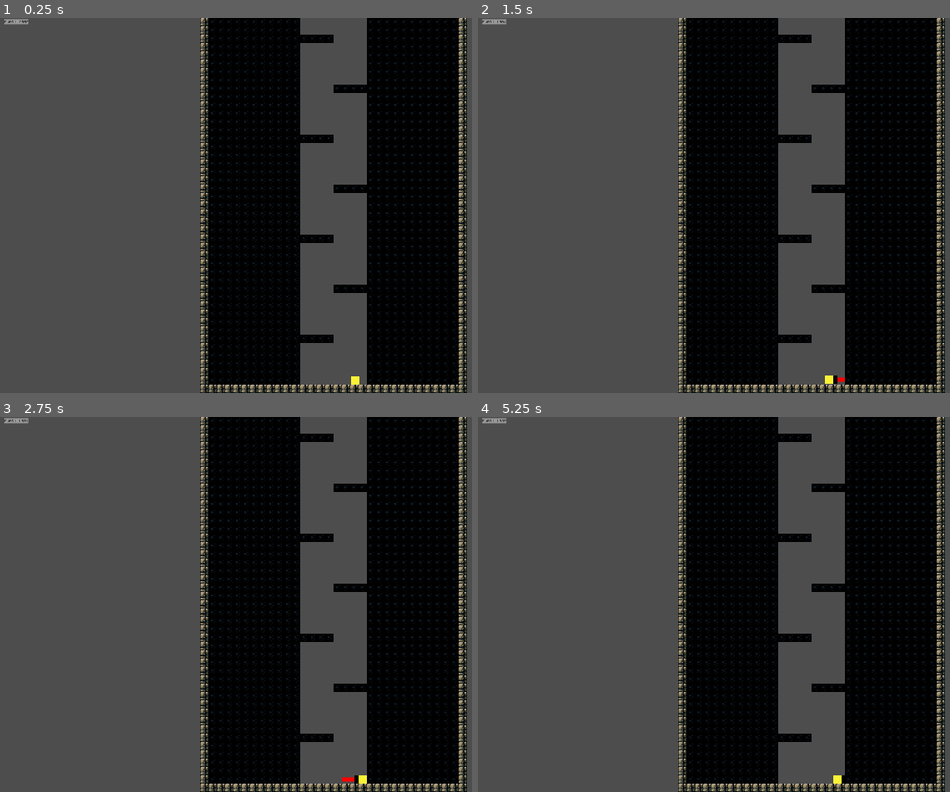
Above: before the commit, frames 1-4 (two rows, left to right).
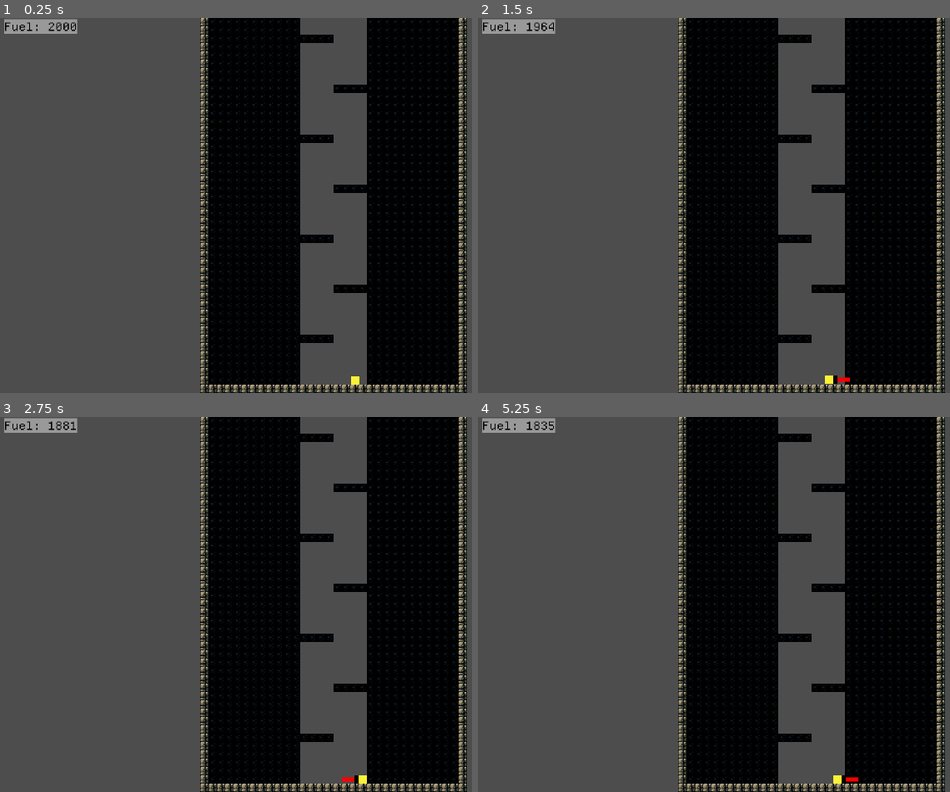
Above: after the commit, the same moments.

Repository: OSGH-web/balloon-movement-demo
Game: Godot game, scene res://levels/level-ben-1-1-tunnel.tscn
Same seed, same stepped clock (60 frames per second), same inputs: the game is played once before the commit and once after it. This scene is started directly instead of the project's main scene.
Inputs:
- Up to frame 1 (0.25 s): no input
- Up to frame 2 (1.5 s): tap Enter at 0.5 s; hold Right (ui_right) from 0.53 s (still down); tap Up (ui_up) at 0.77 s; tap R (reset) at 1.25 s
- Up to frame 3 (2.75 s): tap Up (ui_up) at 1.52 s; tap R (reset) at 2 s; release Right (ui_right) at 2.03 s; hold Left (ui_left) from 2.03 s (still down)
- Up to frame 4 (5.25 s): tap R (reset) at 2.75, 3.5, 4.25 s; release Left (ui_left) at 2.78 s; hold Right (ui_right) 2.78-4.28 s; tap Up (ui_up) at 3.02, 3.77, 4.52 s; hold Left (ui_left) 4.28-5.03 s; hold Right (ui_right) from 5.03 s (still down)

The runs differ from the first frame. In frame 1, 0.5% of the frame differs, in the area x 0-17%, y 0-5%; in frame 2, 0.5%; in frame 3, 0.5%; in frame 4, 0.6%, in the area x 0-81%, y 0-98%.

Commit message:
Scaled up fuel label, and removed collision from background tiles.

Diff:
--- a/scenes/fuel_label.tscn
+++ b/scenes/fuel_label.tscn
@@ -13,6 +13,7 @@
 offset_top = 4.0
 offset_right = 42.0
 offset_bottom = 18.0
+scale = Vector2(3, 3)
 theme = ExtResource("1_wadh8")
 theme_override_colors/font_color = Color(0, 0, 0, 1)
 theme_override_styles/normal = SubResource("StyleBoxFlat_4oib4")
--- a/scenes/level_base.tscn
+++ b/scenes/level_base.tscn
@@ -72,11 +72,8 @@
 3:4/0 = 0
 3:4/0/physics_layer_0/polygon_0/points = PackedVector2Array(-12, -12, 12, -12, 12, 12, -12, 12)
 0:6/0 = 0
-0:6/0/physics_layer_0/polygon_0/points = PackedVector2Array(-12, -12, 12, -12, 12, 12, -12, 12)
 1:6/0 = 0
-1:6/0/physics_layer_0/polygon_0/points = PackedVector2Array(-12, -12, 12, -12, 12, 12, -12, 12)
 2:6/0 = 0
-2:6/0/physics_layer_0/polygon_0/points = PackedVector2Array(-12, -12, 12, -12, 12, 12, -12, 12)
 0:7/0 = 0
 0:7/0/physics_layer_0/polygon_0/points = PackedVector2Array(-12, -12, 12, -12, 12, 12, -12, 12)
 1:7/0 = 0
@@ -136,7 +133,6 @@
 4:2/0 = 0
 4:2/0/physics_layer_0/polygon_0/points = PackedVector2Array(-12, -12, 12, -12, 12, 12, -12, 12)
 5:2/0 = 0
-5:2/0/physics_layer_0/polygon_0/points = PackedVector2Array(-12, -12, 12, -12, 12, 12, -12, 12)
 6:2/0 = 0
 6:2/0/physics_layer_0/polygon_0/points = PackedVector2Array(-12, -12, 12, -12, 12, 12, -12, 12)
 7:2/0 = 0
@@ -244,15 +240,10 @@
 2:1/0 = 0
 2:1/0/physics_layer_0/polygon_0/points = PackedVector2Array(-12, -12, 12, -12, 12, 12, -12, 12)
 3:1/0 = 0
-3:1/0/physics_layer_0/polygon_0/points = PackedVector2Array(-12, -12, 12, -12, 12, 12, -12, 12)
 4:1/0 = 0
-4:1/0/physics_layer_0/polygon_0/points = PackedVector2Array(-12, -12, 12, -12, 12, 12, -12, 12)
 5:1/0 = 0
-5:1/0/physics_layer_0/polygon_0/points = PackedVector2Array(-12, -12, 12, -12, 12, 12, -12, 12)
 6:1/0 = 0
-6:1/0/physics_layer_0/polygon_0/points = PackedVector2Array(-12, -12, 12, -12, 12, 12, -12, 12)
 7:1/0 = 0
-7:1/0/physics_layer_0/polygon_0/points = PackedVector2Array(-12, -12, 12, -12, 12, 12, -12, 12)
 8:1/0 = 0
 8:1/0/physics_layer_0/polygon_0/points = PackedVector2Array(-12, -12, 12, -12, 12, 12, -12, 12)
 0:2/0 = 0
@@ -298,7 +289,6 @@
 2:4/0 = 0
 2:4/0/physics_layer_0/polygon_0/points = PackedVector2Array(-12, -12, 12, -12, 12, 12, -12, 12)
 3:4/0 = 0
-3:4/0/physics_layer_0/polygon_0/points = PackedVector2Array(-12, -12, 12, -12, 12, 12, -12, 12)
 4:4/0 = 0
 4:4/0/physics_layer_0/polygon_0/points = PackedVector2Array(-12, -12, 12, -12, 12, 12, -12, 12)
 5:4/0 = 0
@@ -398,15 +388,13 @@
 3:4/0 = 0
 3:4/0/physics_layer_0/polygon_0/points = PackedVector2Array(-12, -12, 12, -12, 12, 12, -12, 12)
 1:6/0 = 0
-1:6/0/physics_layer_0/polygon_0/points = PackedVector2Array(-12, -12, 12, -12, 12, 12, -12, 12)
 2:6/0 = 0
-2:6/0/physics_layer_0/polygon_0/points = PackedVector2Array(-12, -12, 12, -12, 12, 12, -12, 12)
 0:7/0 = 0
 0:7/0/physics_layer_0/polygon_0/points = PackedVector2Array(-12, -12, 12, -12, 12, 12, -12, 12)
 1:7/0 = 0
-1:7/0/physics_layer_0/polygon_0/points = PackedVector2Array(-12, -12, 12, -12, 12, 12, -12, 12)
+1:7/0/physics_layer_0/polygon_0/points = PackedVector2Array(12, 12, -12, 12, -12, -12, 12, -12)
 2:7/0 = 0
-2:7/0/physics_layer_0/polygon_0/points = PackedVector2Array(-12, -12, 12, -12, 12, 12, -12, 12)
+2:7/0/physics_layer_0/polygon_0/points = PackedVector2Array(12, 12, -12, 12, -12, -12, 12, -12)
 3:7/0 = 0
 3:7/0/physics_layer_0/polygon_0/points = PackedVector2Array(-12, -12, 12, -12, 12, 12, -12, 12)
 
@@ -486,15 +474,10 @@
 3:4/0 = 0
 3:4/0/physics_layer_0/polygon_0/points = PackedVector2Array(-12, -12, 12, -12, 12, 12, -12, 12)
 0:6/0 = 0
-0:6/0/physics_layer_0/polygon_0/points = PackedVector2Array(-12, -12, 12, -12, 12, 12, -12, 12)
 1:6/0 = 0
-1:6/0/physics_layer_0/polygon_0/points = PackedVector2Array(-12, -12, 12, -12, 12, 12, -12, 12)
 2:6/0 = 0
-2:6/0/physics_layer_0/polygon_0/points = PackedVector2Array(-12, -12, 12, -12, 12, 12, -12, 12)
 3:6/0 = 0
-3:6/0/physics_layer_0/polygon_0/points = PackedVector2Array(-12, -12, 12, -12, 12, 12, -12, 12)
 4:6/0 = 0
-4:6/0/physics_layer_0/polygon_0/points = PackedVector2Array(-12, -12, 12, -12, 12, 12, -12, 12)
 0:7/0 = 0
 0:7/0/physics_layer_0/polygon_0/points = PackedVector2Array(-12, -12, 12, -12, 12, 12, -12, 12)
 1:7/0 = 0
@@ -517,6 +500,8 @@
 script = ExtResource("1_1bvp3")
 
 [node name="Player" parent="." node_paths=PackedStringArray("tilemaplayer") instance=ExtResource("2_0xm2m")]
+z_index = 1
+z_as_relative = false
 slide_on_ceiling = false
 floor_constant_speed = true
 safe_margin = 0.001
